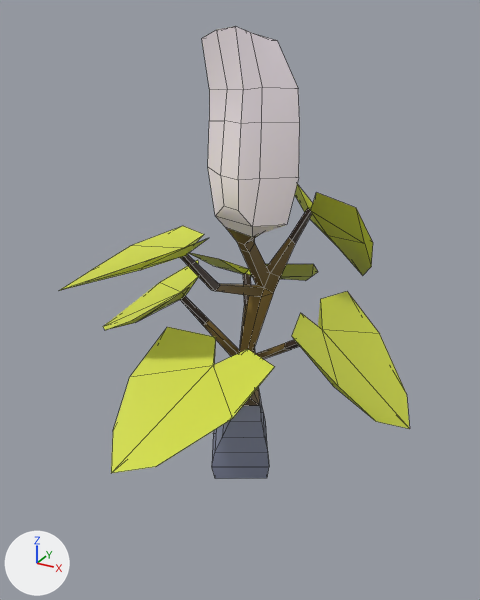
The Blender file SourceAssets/Forage/TaroForageBush/TaroBush.blend, before and after one commit.
The view is the same before and after, from a 50 mm lens placed at (0.649, -1.243, 1.078), pointed at (-0.022, -0.023, 0.468). Every picture has the same lights, and +X, +Y and +Z are marked at lower left. The older version comes first. Mesh edges are drawn as thin lines. The same objects are shown in both versions, whatever each file hides.

Before the edit, the objects in view are built like this:
```python
me_bsurfacemesh_002 = bpy.data.meshes.new('BSurfaceMesh.002')
me_bsurfacemesh_002.from_pydata(...)  # 268 vertices, 267 faces; spans x -0.306..0.298, y -0.371..0.389, z 0.0..0.778
me_bsurfacemesh_002.polygons.foreach_set('use_smooth', [True] * 267)
# faces by material slot: [166, 101]
me_bsurfacemesh_002.materials.append(mat_material_003)  # picture img_colorpalette_png_003
me_bsurfacemesh_002.materials.append(mat_material_002)  # picture img_colorpalette_png_003
ob_tarobushlowpoly = bpy.data.objects.new('TaroBushLowPoly', me_bsurfacemesh_002)
ob_tarobushlowpoly.location = (0.0, 0.0, 0.0)
ob_tarobushlowpoly.scale = (1.35, 1.35, 1.35)
```
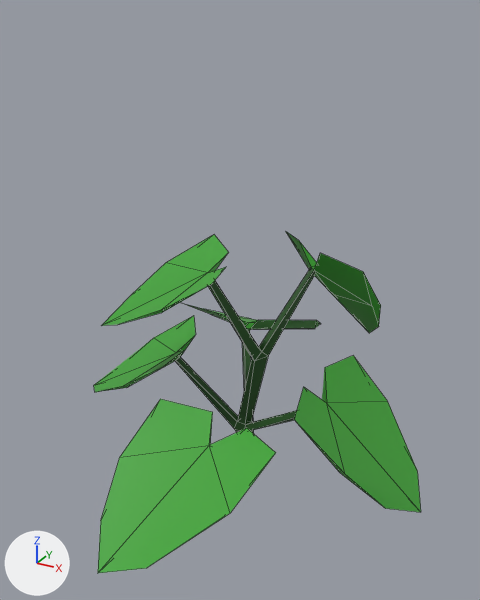
The change, as JSON lines over the scene's bpy script:
```json
{"op": "add", "block": "img_colorpalette_png_002", "code": ["img_colorpalette_png_002 = load_image('ColorPalette.png.002', '../../Textures/ColourPalettes/ColorPalette.png', 32, 32, 'sRGB')"]}
{"op": "add", "block": "mat_material_001", "code": ["mat_material_001 = principled_material('Material.001')", "mat_material_001.texture = img_colorpalette_png_002"]}
{"op": "add", "block": "me_bsurfacemesh_003", "code": ["me_bsurfacemesh_003 = bpy.data.meshes.new('BSurfaceMesh.003')", "me_bsurfacemesh_003.from_pydata(...)  # 124 vertices, 123 faces; spans x -0.178..0.173, y -0.215..0.226, z 0.0..0.227", "me_bsurfacemesh_003.polygons.foreach_set('use_smooth', [True] * 123)", "me_bsurfacemesh_003.materials.append(mat_material_001)  # picture img_colorpalette_png_002"]}
{"op": "set", "path": "ob_tarobushlowpoly", "old": "bpy.data.objects.new('TaroBushLowPoly', me_bsurfacemesh_002)", "new": "bpy.data.objects.new('TaroBushLowPoly', me_bsurfacemesh_003)"}
{"op": "set", "path": "ob_tarobushlowpoly.scale", "old": "(1.35, 1.35, 1.35)", "new": "(2.59, 2.59, 2.59)"}
```

Where the change shows, as pixel boxes [x1, y1, x2, y2] in the pictures (480 x 600 px):
```json
{"object": "TaroBushLowPoly", "change": "reshaped, rescaled", "before": [60, 26, 410, 479], "after": [94, 232, 421, 573], "on screen": "7% narrower, 25% shorter"}
```
